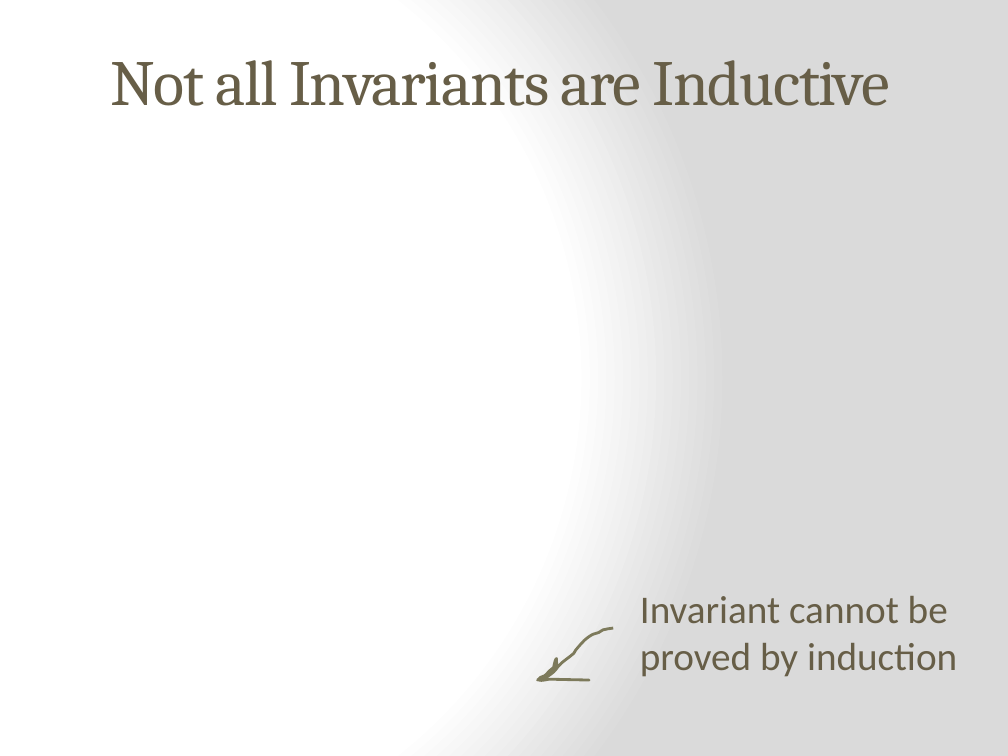
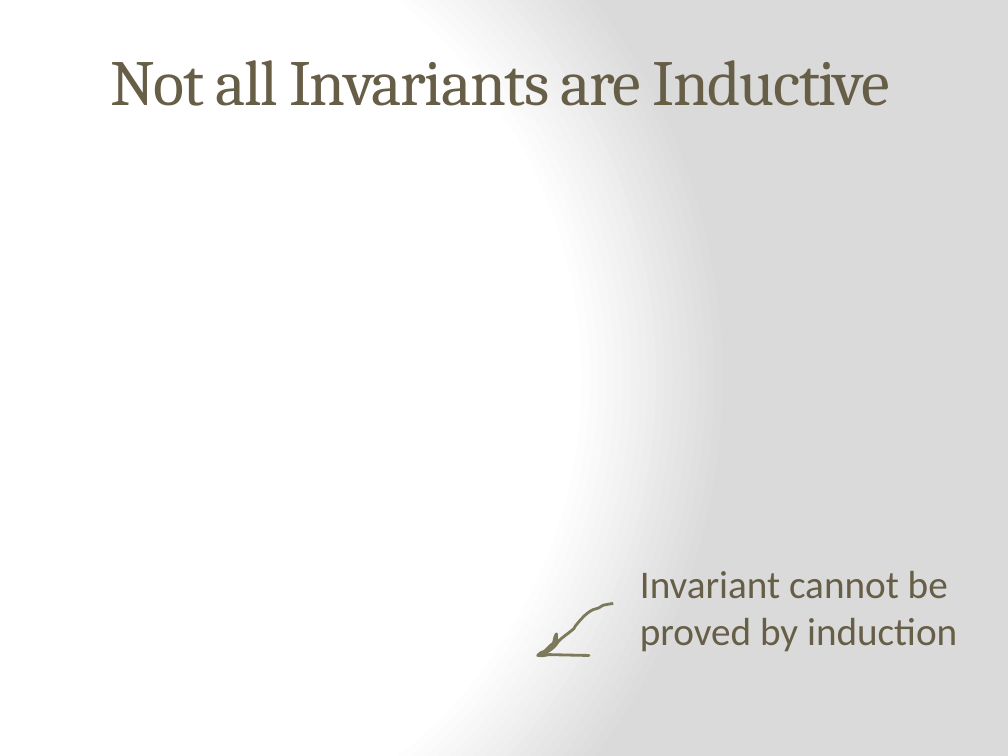
Before and after one commit to epfl-lara/leon, a slide deck: slide 4 of slides/Invariant&BoundInference.pptx. Drawn at 1008x756 pixels with LibreOffice and Linux fonts; fonts in the diff are those of the drawing; grey boxes stand for pictures. Boxes give left, top, right and bottom in pixels: in the first picture for what was removed or moved away, otherwise in the second. Text is boxed around its words. In the diff, an @@ line names an element or a change of style, - is before the commit and + after.

```diff
--- a/slides/Invariant&BoundInference.pptx
+++ b/slides/Invariant&BoundInference.pptx
@@ text "Invariant cannot be": place and size @@
-text "Invariant cannot be" at [640, 596, 957, 677]
+text "Invariant cannot be" at [640, 571, 957, 652]
@@ freeform shape: place and size @@
-freeform shape at [537, 628, 613, 680]
+freeform shape at [537, 604, 613, 656]
```
Also in this commit, not shown: 5 other slides changed.
